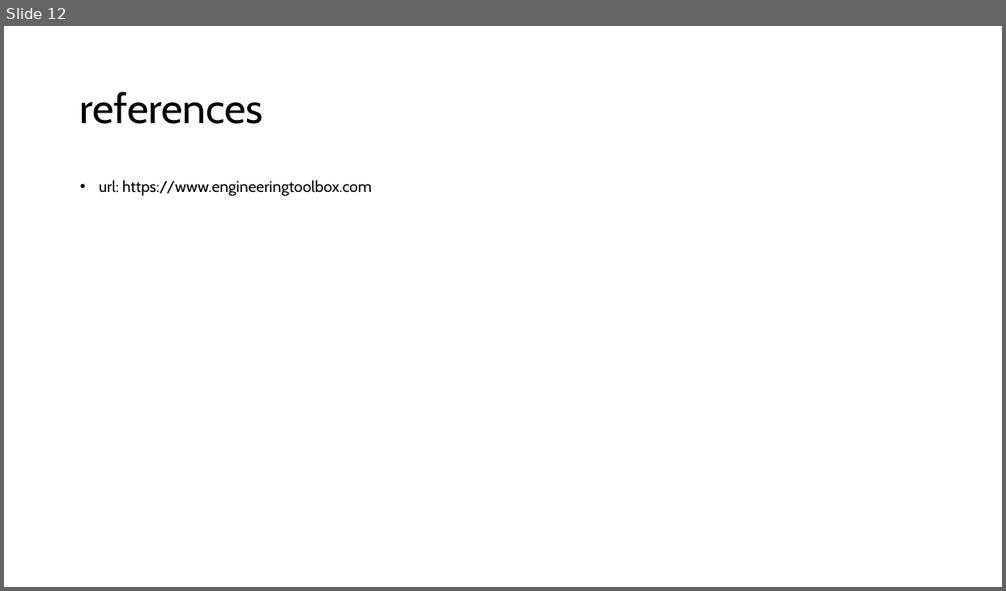
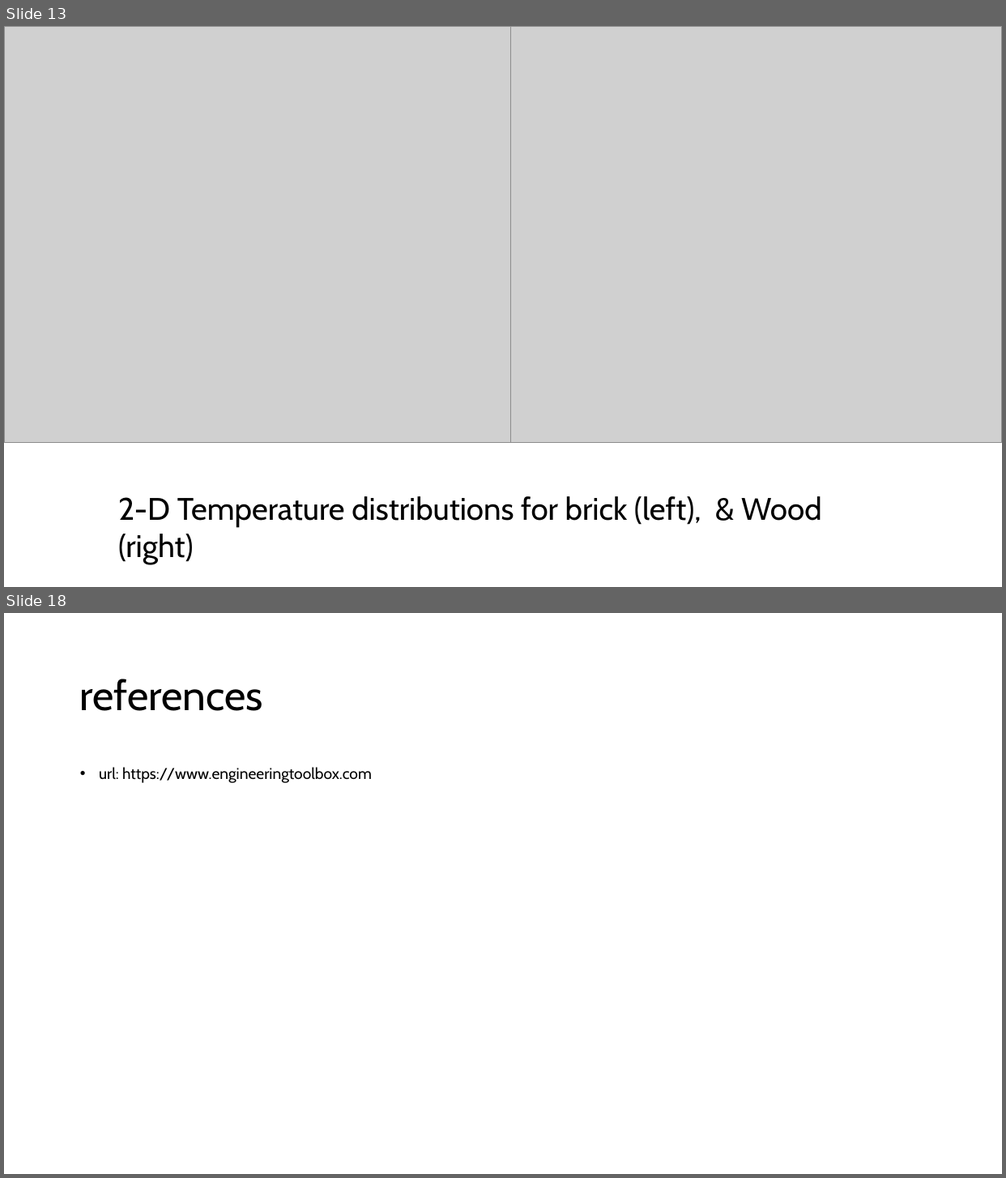
Before and after one commit to ASU-CompMethodsPhysics-PHY494/final-2018-494_heat_wizards, a slide deck: poster/poster_v1.1.pptx. Shown one above the other, each under a label of ours: slide 12 before the commit, slides 13 and 18 after it; the slides between them are not shown. The pictures are 1006x591 and 1006x1178 pixels, drawn with LibreOffice and Linux fonts; fonts in the diff are those of the drawing; grey boxes stand for pictures. Boxes give left, top, right and bottom in pixels: in the first picture for what was removed or moved away, otherwise in the second. Text is boxed around its words. In the diff, an @@ line names an element or a change of style, - is before the commit and + after.

```diff
--- a/poster/poster_v1.1.pptx
+++ b/poster/poster_v1.1.pptx
@@ slide 13 added at (x1=4, y1=26, x2=1002, y2=587), background #FFFFFF @@
@@ picture added at (x1=4, y1=26, x2=511, y2=443) @@
@@ picture added at (x1=500, y1=26, x2=1002, y2=443) @@
@@ text added at (x1=118, y1=497, x2=822, y2=565), 30 pt, text #000000 @@
+2-D Temperature distributions for brick (left), & Wood (right)
@@ what was slide 12 is now slide 18 @@
```
Also in this commit, not shown: 7 slides changed, 6 other slides added, 2 slides removed, 2 other files.
